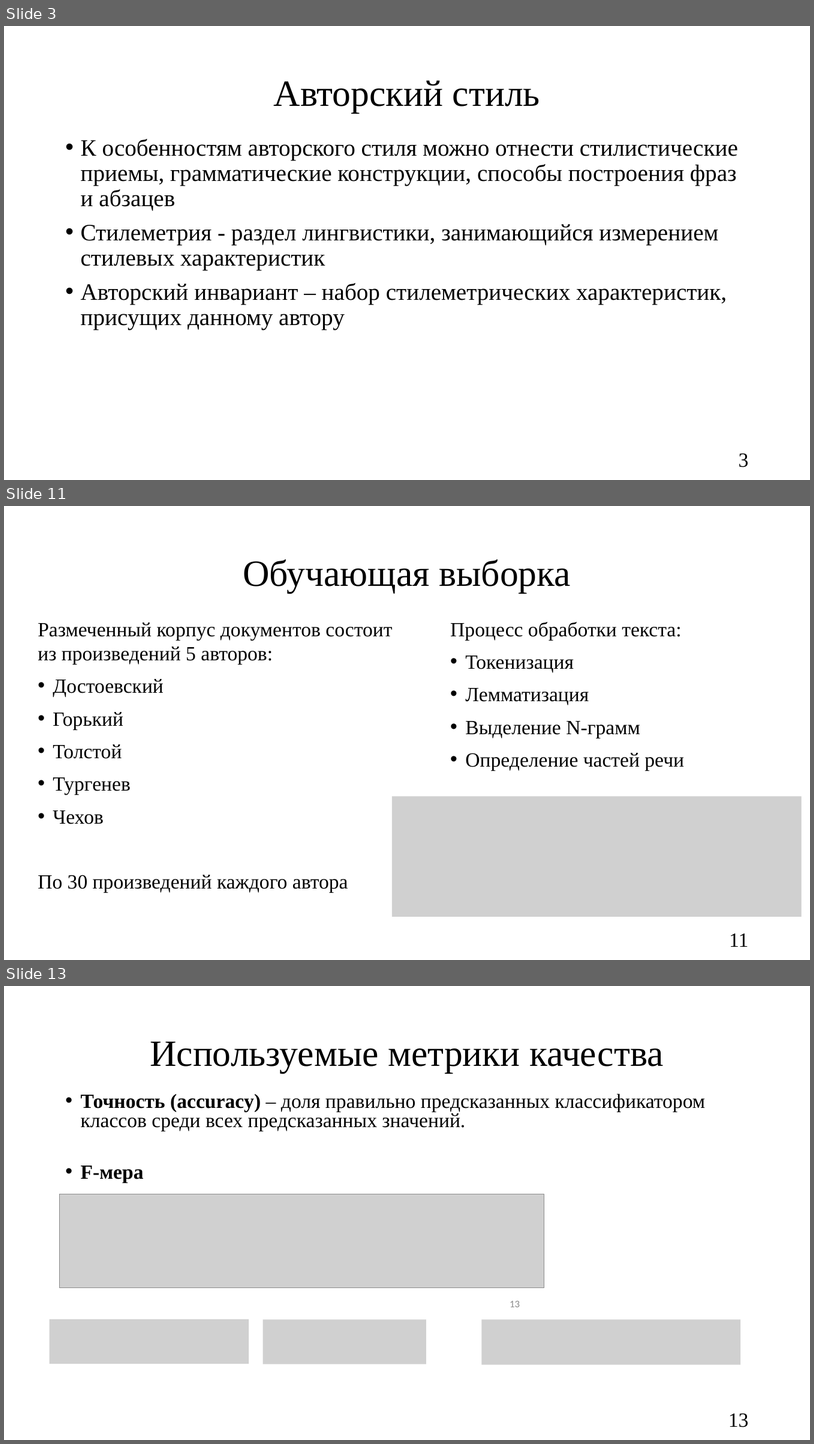
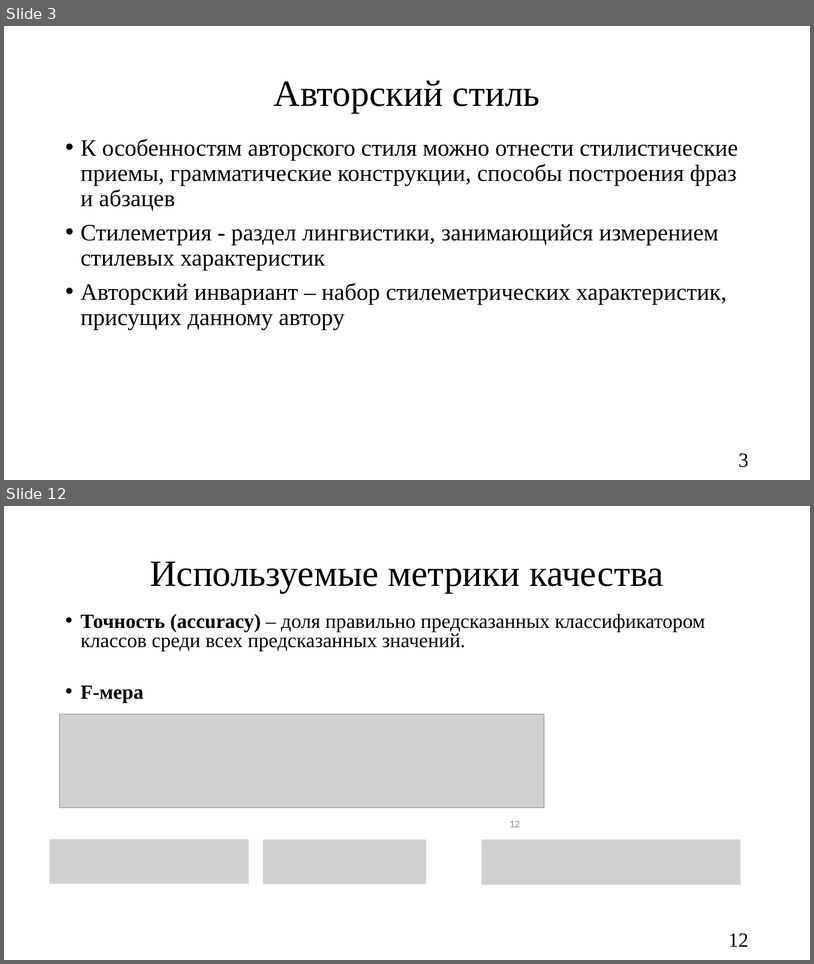
Before and after one commit to oljakon/bachelor-degree, a slide deck: РПЗ/презентация_Кондрашова.pptx. Shown one above the other, each under a label of ours: slides 3, 11 and 13 before the commit, slides 3 and 12 after it; the slides between them are not shown. The pictures are 814x1444 and 814x964 pixels, drawn with LibreOffice and Linux fonts; fonts in the diff are those of the drawing; grey boxes stand for pictures. Boxes give left, top, right and bottom in pixels: in the first picture for what was removed or moved away, otherwise in the second. Text is boxed around its words. In the diff, an @@ line names an element or a change of style, - is before the commit and + after.

```diff
--- a/РПЗ/презентация_Кондрашова.pptx
+++ b/РПЗ/презентация_Кондрашова.pptx
@@ slide 11 removed at (4, 506, 810, 960), background #FFFFFF @@
@@ title removed at (243, 559, 571, 592) @@
-Обучающая выборка
@@ text removed at (38, 622, 392, 892) @@
-Размеченный корпус документов состоит из произведений 5 авторов:
-• Достоевский
-• Горький
-• Толстой
-• Тургенев
-• Чехов
-По 30 произведений каждого автора
@@ text removed at (450, 622, 684, 770) @@
-Процесс обработки текста:
-• Токенизация
-• Лемматизация
-• Выделение N-грамм
-• Определение частей речи
@@ picture removed at (392, 796, 803, 917) @@
@@ page number removed at (729, 933, 749, 946) @@
-11
@@ what was slide 13 is now slide 12 @@
@@ page number at (510, 820, 520, 827): text changed @@
-13
+12
@@ page number at (729, 933, 749, 946): text changed @@
-13
+12
```
Also in this commit, not shown: 14 slides changed, 2 slides added, 2 other slides removed, 2 other files.
